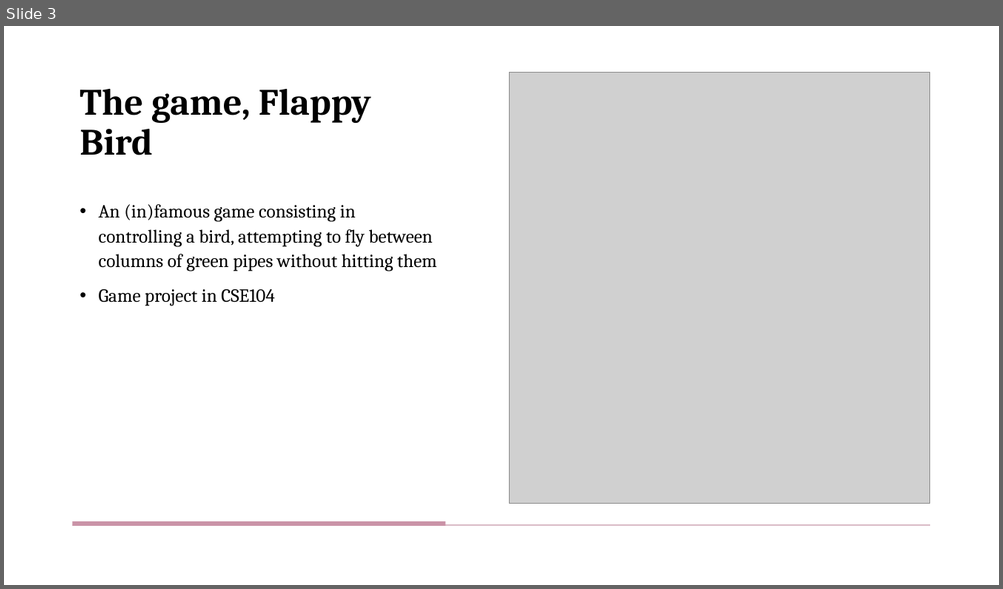
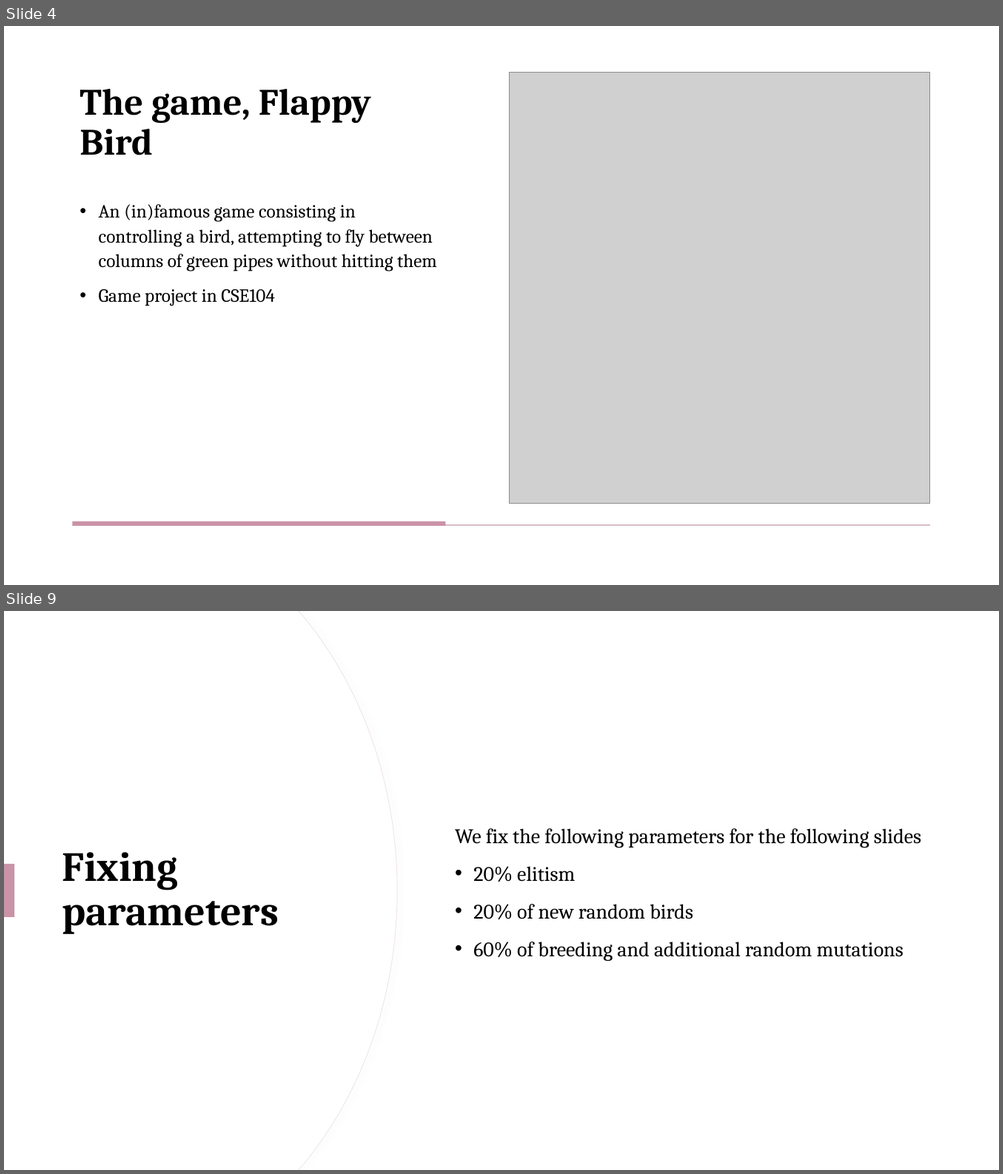
Before and after one commit to lucabonengel/FlappyProject, a slide deck: slides.pptx. Shown one above the other, each under a label of ours: slide 3 before the commit, slides 4 and 9 after it; the slides between them are not shown. The pictures are 1003x589 and 1003x1174 pixels, drawn with LibreOffice and Linux fonts; fonts in the diff are those of the drawing; grey boxes stand for pictures. Boxes give left, top, right and bottom in pixels: in the first picture for what was removed or moved away, otherwise in the second. Text is boxed around its words. In the diff, an @@ line names an element or a change of style, - is before the commit and + after.

```diff
--- a/slides.pptx
+++ b/slides.pptx
@@ slide 9 added at bbox=[4, 611, 999, 1170], background #FFFFFF; not listed: 2 template elements that a slide beside it also shows @@
@@ rectangle added at bbox=[4, 611, 999, 1170], fill #FFFFFF @@
@@ freeform shape added at bbox=[4, 611, 397, 1170], fill #FFFFFF, outline #F0E5E9 0.75 pt @@
@@ freeform shape added at bbox=[4, 611, 396, 1170], fill #FFFFFF @@
@@ text added at bbox=[455, 829, 921, 961], 20 pt, text #000000 @@
+We fix the following parameters for the following slides
+• 20% elitism
+• 20% of new random birds
+• 60% of breeding and additional random mutations
@@ title added at bbox=[62, 852, 279, 934], 40 pt, text #000000, bold @@
+Fixing parameters
@@ rectangle added at bbox=[4, 864, 14, 917], fill #CA93A7 @@
@@ what was slide 3 is now slide 4 @@
```
Also in this commit, not shown: 4 slides changed, 4 other slides added, 1 slide removed, 9 other files.
